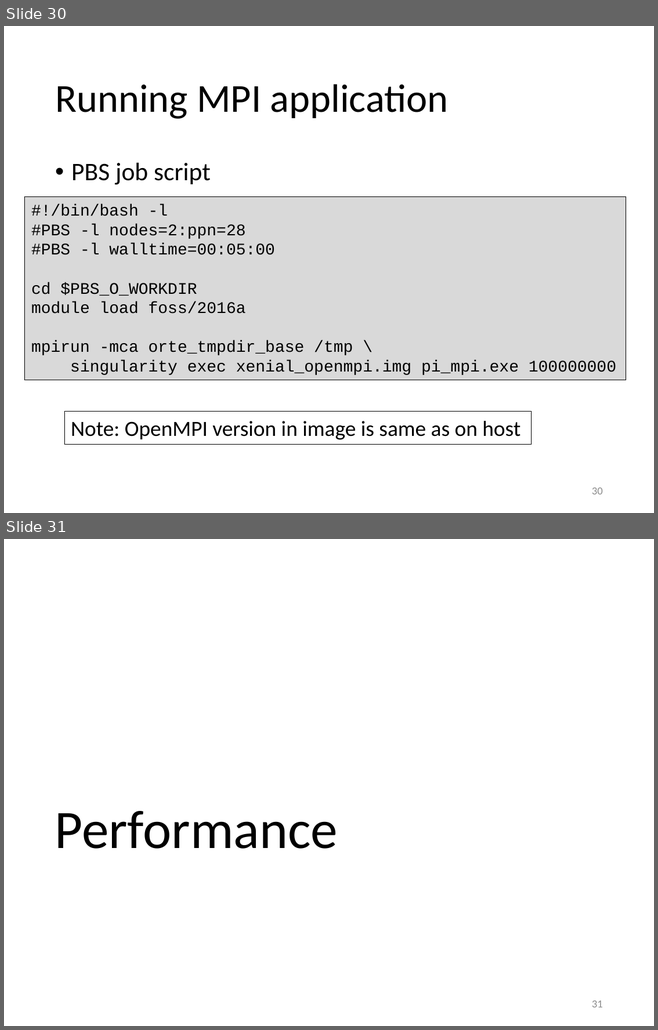
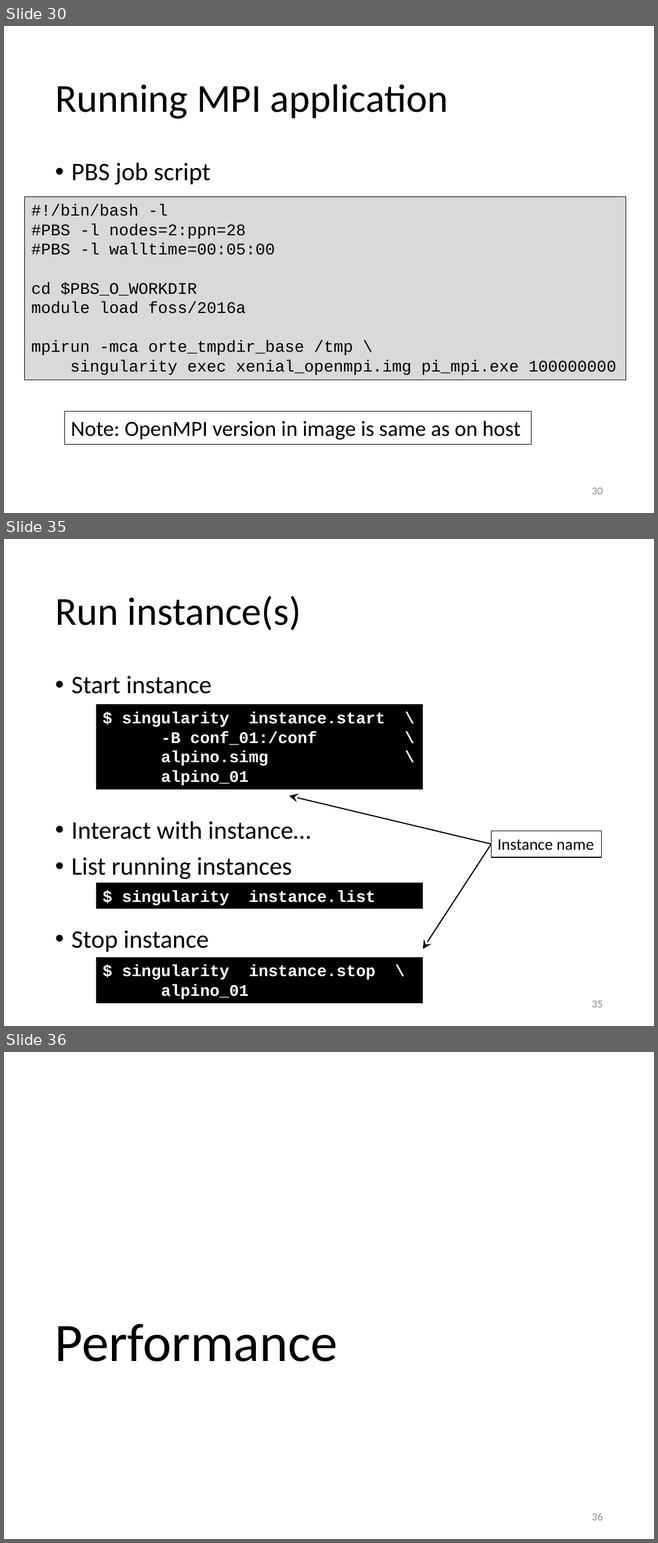
Before and after one commit to gjbex/training-material, a slide deck: Virtualization/singularity.pptx. Shown one above the other, each under a label of ours: slides 30 and 31 before the commit, slides 30, 35 and 36 after it; the slides between them are not shown. The pictures are 658x1030 and 658x1543 pixels, drawn with LibreOffice and Linux fonts; fonts in the diff are those of the drawing. Boxes give left, top, right and bottom in pixels: in the first picture for what was removed or moved away, otherwise in the second. Text is boxed around its words. In the diff, an @@ line names an element or a change of style, - is before the commit and + after.

```diff
--- a/Virtualization/singularity.pptx
+++ b/Virtualization/singularity.pptx
@@ slide 35 added at (4, 539, 654, 1026), background #FFFFFF @@
@@ title added at (55, 596, 302, 631), 44 pt, text #000000 @@
+Run instance(s)
@@ text added at (71, 676, 311, 952), 28 pt, text #000000 @@
+• Start instance
+• Interact with instance…
+• List running instances
+• Stop instance
@@ rectangle added at (96, 704, 423, 789), fill #000000, 18 pt, text #FFFFFF, bold @@
+$ singularity instance.start \
+-B conf_01:/conf \
+alpino.simg \
+alpino_01
@@ arrow added from (491, 844) to (289, 795), #000000 1.25 pt @@
@@ rectangle added at (491, 831, 601, 857), outline #000000 1.25 pt, 18 pt, text #000000 @@
+Instance name
@@ arrow added from (491, 844) to (422, 949), #000000 1.25 pt @@
@@ rectangle added at (96, 882, 423, 908), fill #000000, 18 pt, text #FFFFFF, bold @@
+$ singularity instance.list
@@ rectangle added at (96, 957, 423, 1004), fill #000000, 18 pt, text #FFFFFF, bold @@
+$ singularity instance.stop \
+alpino_01
@@ page number added at (592, 1001, 603, 1008), 12 pt, text #8C8C8C @@
+35
@@ what was slide 31 is now slide 36 @@
@@ page number at (592, 1513, 603, 1521): text changed @@
-31
+36
```
Also in this commit, not shown: 1 slide changed, 4 other slides added.
